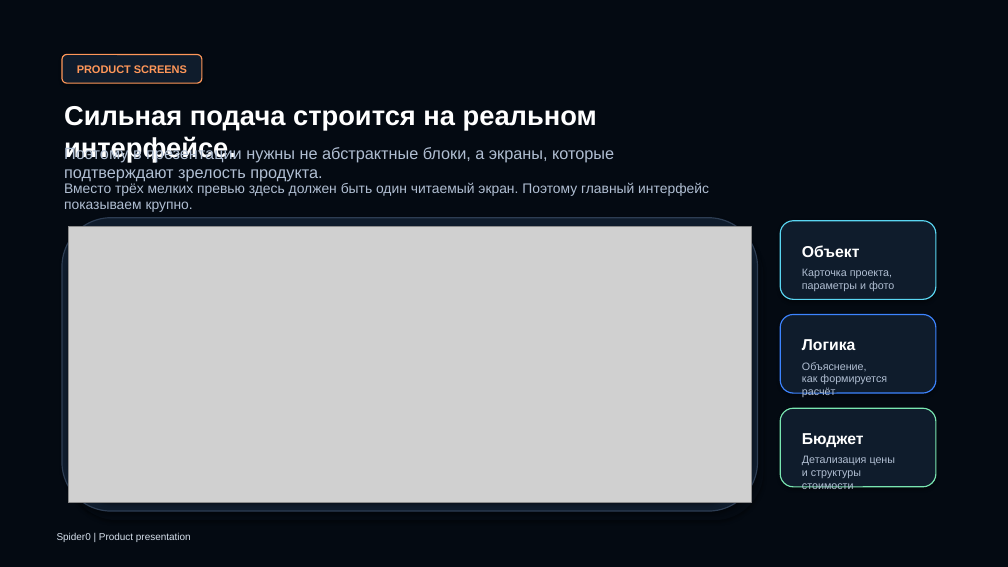
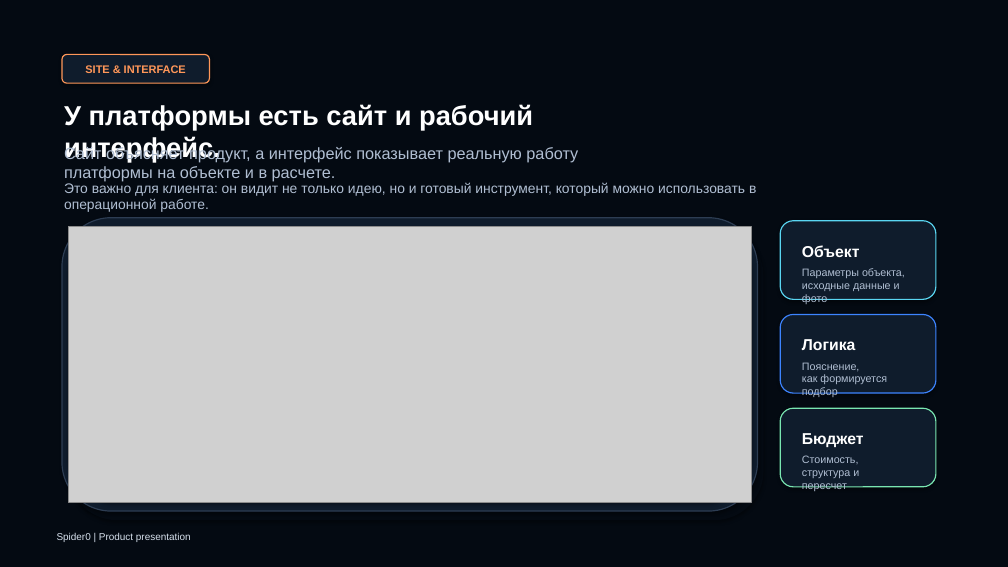
Before and after one commit to AlexSpider0686/Spider0, a slide deck: slide 5 of presentations/ProjectCore_Agent_Shell_Presentation.pptx. Drawn at 1008x567 pixels with LibreOffice and Linux fonts; fonts in the diff are those of the drawing; grey boxes stand for pictures; background and template pictures are left out; a plain dark background stands for a picture behind light text. Boxes give left, top, right and bottom in pixels: in the first picture for what was removed or moved away, otherwise in the second. Text is boxed around its words. In the diff, an @@ line names an element or a change of style, - is before the commit and + after.

```diff
--- a/presentations/ProjectCore_Agent_Shell_Presentation.pptx
+++ b/presentations/ProjectCore_Agent_Shell_Presentation.pptx
@@ rounded rectangle "SITE & INTERFACE": place and size @@
-rounded rectangle "SITE & INTERFACE" at box(62, 54, 202, 83)
+rounded rectangle "SITE & INTERFACE" at box(62, 54, 209, 83)
@@ text in rounded rectangle at box(85, 65, 186, 73): text changed @@
-PRODUCT SCREENS
+SITE & INTERFACE
@@ text at box(64, 104, 533, 162): text changed @@
-Сильная подача строится на реальном интерфейсе.
+У платформы есть сайт и рабочий интерфейс.
@@ text at box(64, 146, 578, 182): text changed @@
-Поэтому в презентации нужны не абстрактные блоки, а экраны, которые подтверждают зрелость продукта.
+Сайт объясняет продукт, а интерфейс показывает реальную работу платформы на объекте и в расчете.
@@ text at box(64, 182, 756, 212): text changed @@
-Вместо трёх мелких превью здесь должен быть один читаемый экран. Поэтому главный интерфейс показываем крупно.
+Это важно для клиента: он видит не только идею, но и готовый инструмент, который можно использовать в операционной работе.
@@ text at box(802, 268, 905, 304): text changed @@
-Карточка проекта,
-параметры и фото
+Параметры объекта,
+исходные данные и фото
@@ text at box(802, 362, 887, 397): text changed @@
-Объяснение,
-как формируется расчёт
+Пояснение,
+как формируется подбор
@@ text at box(802, 455, 859, 491): text changed @@
-Детализация цены
-и структуры стоимости
+Стоимость,
+структура и пересчет
```
Also in this commit, not shown: 1 other slide changed, 5 slides added, 5 slides removed, 19 other files.
